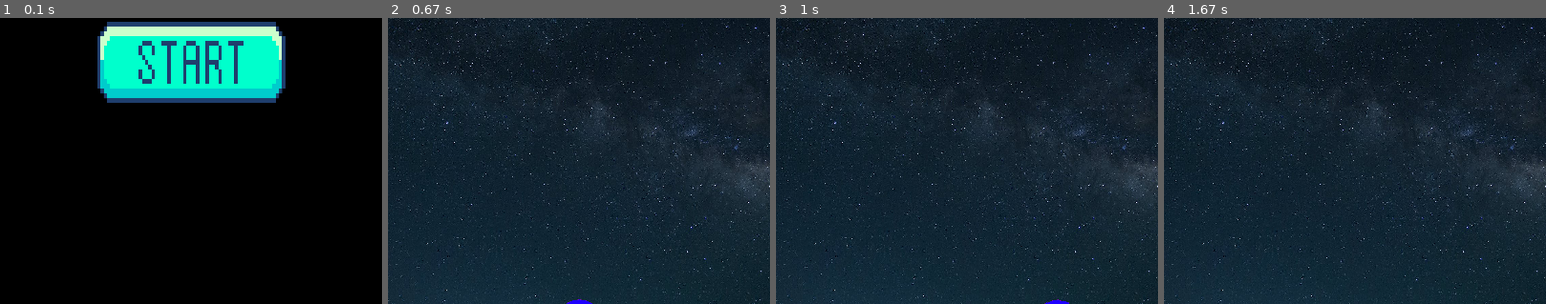
Above: before the commit, frames 1-4 (left to right).
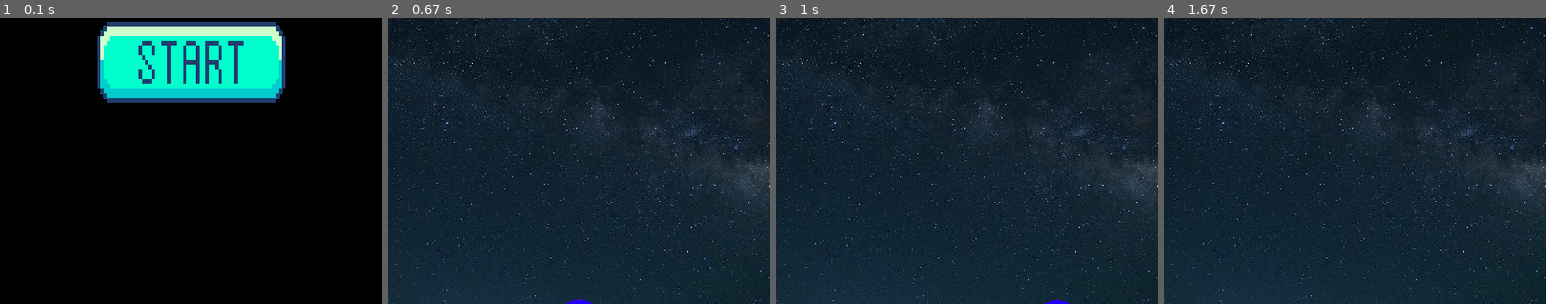
Above: after the commit, the same moments.

Repository: Oussecg/pygame-simple-game
Game: pygame game, started from main.py
Same seed, same stepped clock (60 frames per second), same inputs: the game is played once before the commit and once after it.
Inputs (mouse positions are % of the whole screen's width and height, from its top left):
- Up to frame 1 (0.1 s): no input
- Up to frame 2 (0.67 s): click (50, 50) at 0.38 s
- Up to frame 3 (1 s): hold Right from 0.67 s (still down)
- Up to frame 4 (1.67 s): release Right at 1.13 s; hold Right 1.17-1.63 s
The pictures show only the part of the screen within x 25-75%, y 42-92%; the shares and areas given below are measured in that part.

The runs differ from the first frame. In frame 1, less than 0.1% of the frame differs, in the area x 26-74%, y 2-29%; in frame 2, nothing differs; in frame 3, nothing differs; in frame 4, nothing differs.

Commit message:
We add the game over screen after losing

Diff:
--- a/game.py
+++ b/game.py
@@ -7,6 +7,7 @@
 class Game:
     def __init__(self):
         self.game_started = False
+        self.game_finished = False
         self.default_add_increment = 4000
         self.add_increment = self.default_add_increment
         self.max_speed = 2000
@@ -25,11 +26,16 @@
         self.live_text = self.font.render(f"Lives: {self.player.lives}", True, "white")
         self.fps = 60
         self.rockets = pygame.sprite.Group()
-        self.start_button = pygame.image.load("assets/images/start.png")
+        self.start_button = pygame.image.load("assets/images/start.png").convert()
         self.start_button = pygame.transform.scale(self.start_button, (200, 100))
         self.start_button_x = (pygame.display.get_surface().get_width() - self.start_button.get_width()) // 2
         self.start_button_y = (pygame.display.get_surface().get_height() - self.start_button.get_height()) // 2
         self.start_button_rect = self.start_button.get_rect(topleft=(self.start_button_x, self.start_button_y))
+        self.game_over_image = pygame.image.load("assets/images/glitch-game-background.jpg")
+        self.game_over_image = pygame.transform.scale(self.game_over_image, (800, 600))
+        self.game_over_image_x = (pygame.display.get_surface().get_width() - self.game_over_image.get_width()) // 2
+        self.game_over_image_y = (pygame.display.get_surface().get_height() - self.game_over_image.get_height()) // 2
+        self.game_over_image_rect = self.game_over_image.get_rect(topleft=(self.game_over_image_x, self.game_over_image_y))
 
     def check_events(self):
         if self.game_started:
@@ -51,10 +57,10 @@
                     self.rockets.remove(rocket)
                     self.count -= 1
 
-            for z in range(self.count - len(self.rockets)):
+            for _ in range(self.count - len(self.rockets)):
                 self.rockets.add(Rocket())
 
-            self.player.check_live()
+            self.check_live()
 
             keys = pygame.key.get_pressed()
             if keys[pygame.K_LEFT] or keys[pygame.K_q]:
@@ -67,13 +73,11 @@
                 pygame.quit()
                 exit()
             elif event.type == pygame.MOUSEBUTTONDOWN:
-                print(self.start_button.get_rect())
-                print(event.pos)
                 if self.start_button_rect.collidepoint(event.pos):
                     self.game_started = True
 
     def render(self):
-        if self.game_started:
+        if self.game_started and not self.game_finished:
             self.screen.fill((0, 0, 0))
             self.screen.blit(self.background, (0, 0))
             self.screen.blit(self.player.img, self.player.rect)
@@ -81,5 +85,13 @@
             self.screen.blit(self.live_text, (pygame.display.get_surface().get_width() - (self.live_text.get_width() + 10), 10))
             self.rockets.draw(self.screen)
             self.clock.tick(self.fps)
-        elif not self.game_started:
+        elif not self.game_started and not self.game_finished:
             self.screen.blit(self.start_button, self.start_button_rect)
+        elif self.game_finished:
+            self.screen.blit(self.game_over_image, self.game_over_image_rect)
+
+    def check_live(self):
+        if self.player.lives <= 0:
+            self.screen.fill("black")
+            self.game_started = False
+            self.game_finished = True
--- a/main.py
+++ b/main.py
@@ -5,10 +5,6 @@
 pygame.font.init()
 game = Game()
 
-
-print(game.start_button_rect.x)
-print(game.start_button_rect.y)
-
 while True:
     game.check_events()
     game.render()
--- a/player.py
+++ b/player.py
@@ -28,9 +28,3 @@
             self.angle -= self.rotation_Speed
             self.img = pygame.transform.rotate(self.original_img, self.angle)
             self.rect = self.img.get_rect(center=self.rect.center)
-
-    def check_live(self):
-        if self.lives <= 0:
-            print("Game Over")
-            pygame.quit()
-            exit()
Binary file added: assets/images/glitch-game-background.jpg
